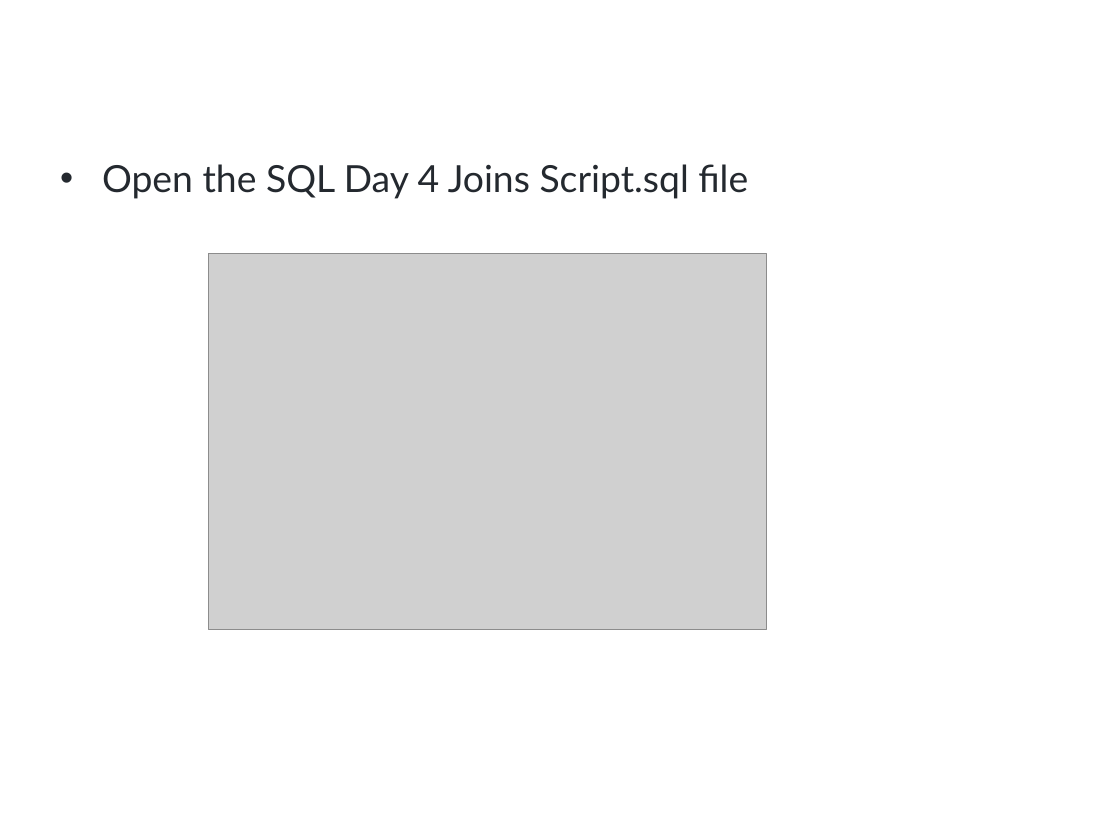
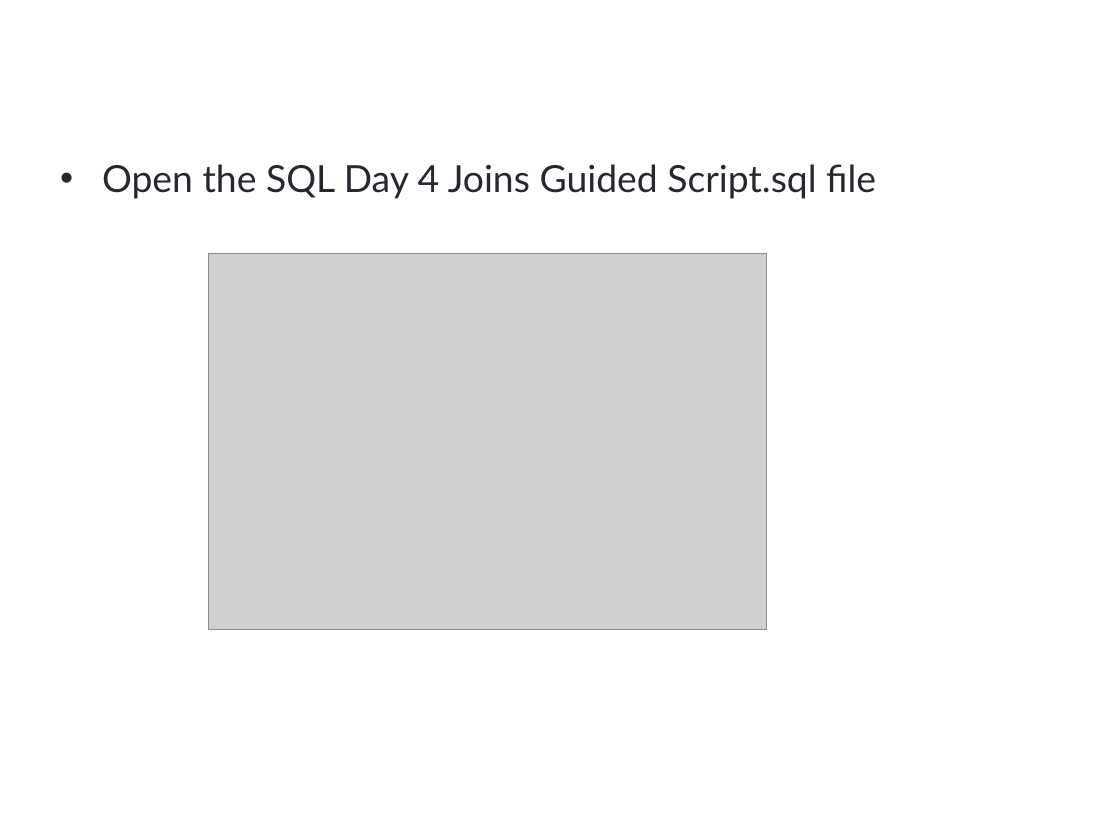
Before and after one commit to a099954/ABC-Program, a slide deck: slide 29 of SQL/Day 4 Joins/Joins.pptx (slide 32 before the commit). Drawn at 1120x840 pixels with LibreOffice and Linux fonts; fonts in the diff are those of the drawing; grey boxes stand for pictures; background and template pictures are left out. Boxes give left, top, right and bottom in pixels: in the first picture for what was removed or moved away, otherwise in the second. Text is boxed around its words. In the diff, an @@ line names an element or a change of style, - is before the commit and + after.

Commit message:
added the temp ppt and guide

```diff
--- a/SQL/Day 4 Joins/Joins.pptx
+++ b/SQL/Day 4 Joins/Joins.pptx
@@ text at (102, 164, 876, 199): text changed @@
-• Open the SQL Day 4 Joins Script.sql file
+• Open the SQL Day 4 Joins Guided Script.sql file
```
Also in this commit, not shown: 1 slide added, 4 slides removed, 9 other files.
